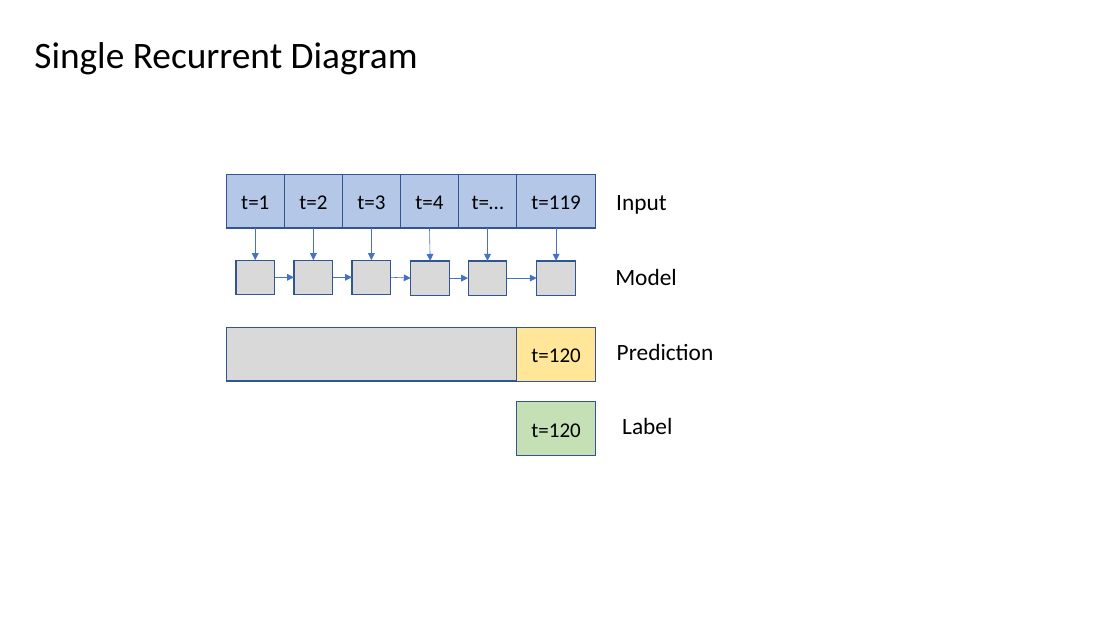
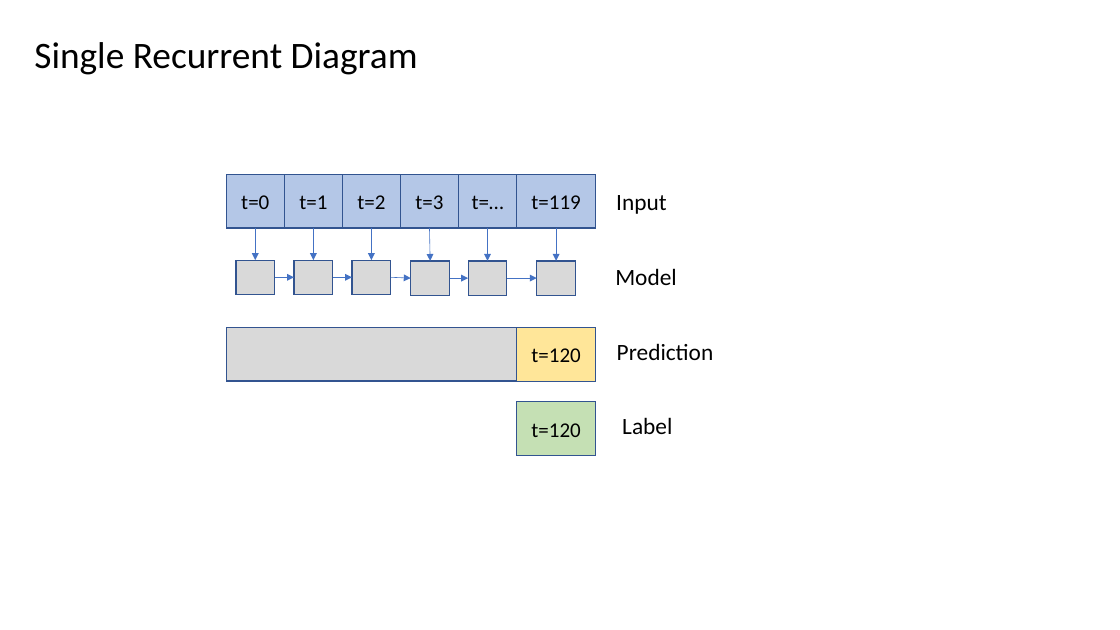
Before and after one commit to tonyngmk/free_storage, a slide deck: slide 2 of Images/streamlit/Atilla/diagrams.pptx (slide 1 before the commit). Drawn at 1120x630 pixels with LibreOffice and Linux fonts; fonts in the diff are those of the drawing. Boxes give left, top, right and bottom in pixels: in the first picture for what was removed or moved away, otherwise in the second. Text is boxed around its words. In the diff, an @@ line names an element or a change of style, - is before the commit and + after.

```diff
--- a/Images/streamlit/Atilla/diagrams.pptx
+++ b/Images/streamlit/Atilla/diagrams.pptx
@@ text in rectangle at <box>241,195,269,209</box>: text changed @@
-t=1
+t=0
@@ text in rectangle at <box>299,195,327,209</box>: text changed @@
-t=2
+t=1
@@ text in rectangle at <box>357,195,385,209</box>: text changed @@
-t=3
+t=2
@@ text in rectangle at <box>415,195,443,209</box>: text changed @@
-t=4
+t=3
```
Also in this commit, not shown: 1 slide added, 2 other files.
